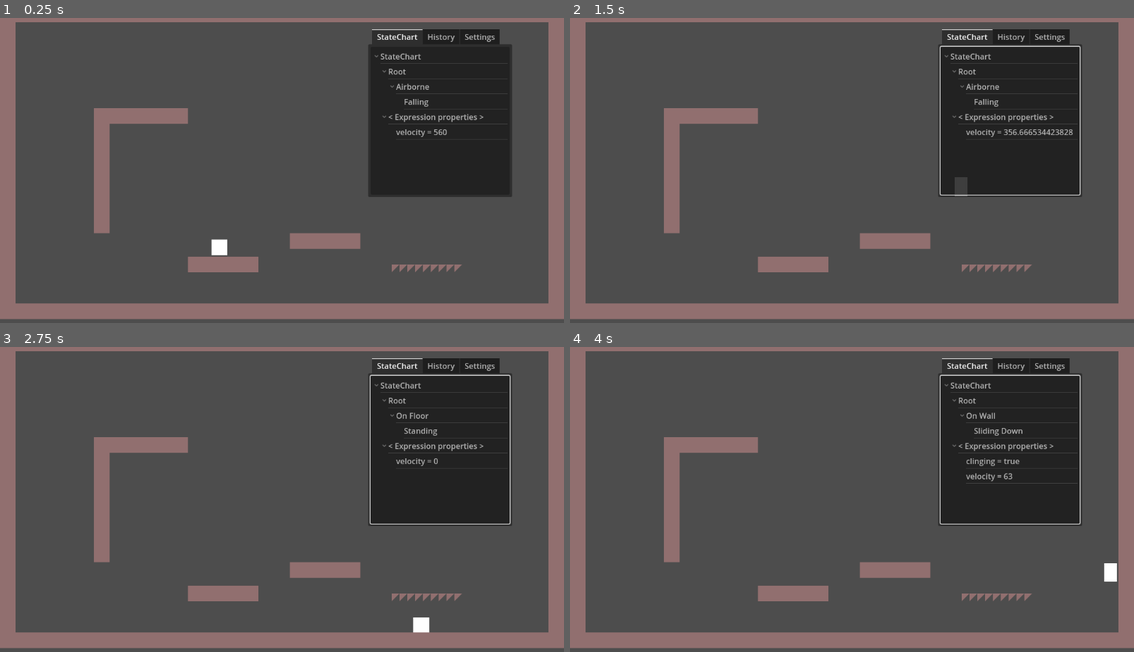
Above: before the commit, frames 1-4 (two rows, left to right).
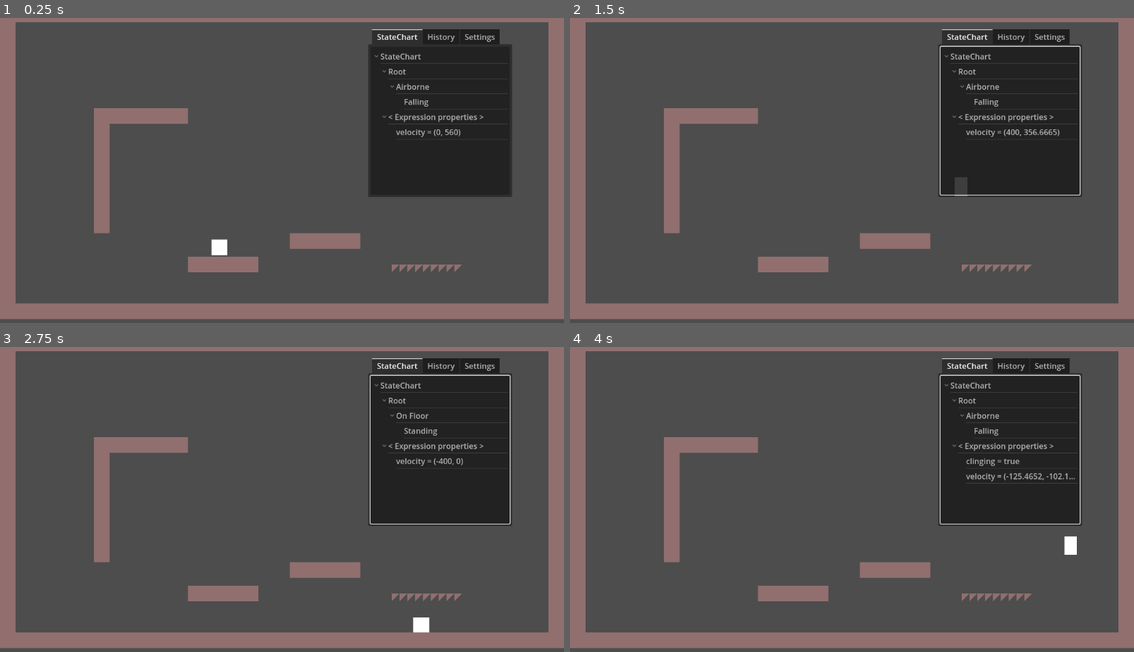
Above: after the commit, the same moments.

Repository: notapixelstudio/plattoformo_due
Game: Godot game, scene res://levels/Level.tscn
Two runs of this game, one before a commit and one after it. Both use one fixed random seed, a clock stepped at 60 frames per second and the inputs below.
Inputs (mouse positions are in pixels of both pictures, inside the frame that each line leads up to):
- Up to frame 1 (0.25 s): no input
- Up to frame 2 (1.5 s): tap Enter (ui_accept) at 0.5 s; move the mouse to (976, 149) at 0.52 s; hold Right (p1_right) from 0.53 s (still down); tap Space (p1_jump) at 0.6, 0.77, 1.07 s; click (976, 149) at 0.67 s; move the mouse to (739, 179) at 1.27 s; tap Shift at 1.35 s
- Up to frame 3 (2.75 s): tap Space (p1_jump) at 1.52, 1.55, 1.82, 2.1 s; move the mouse to (338, 423) at 2.02 s; release Right (p1_right) at 2.03 s; hold Left (p1_left) from 2.03 s (still down)
- Up to frame 4 (4 s): move the mouse to (823, 557) at 2.77 s; release Left (p1_left) at 2.78 s; hold Right (p1_right) from 2.78 s (still down); tap Shift at 2.85 s; click (823, 557) at 2.92 s; tap Space (p1_jump) at 3.02, 3.05, 3.32, 3.6, 3.77 s; move the mouse to (1021, 542) at 3.52 s

The runs differ from the first frame. In frame 1, less than 0.1% of the frame differs, in the area x 76-82%, y 36-39%; in frame 2, 0.1%; in frame 3, less than 0.1%; in frame 4, 0.6%, in the area x 70-97%, y 21-77%.

Commit message:
functioning wall jump (not ideal)

Diff:
--- a/actors/Hero.gd
+++ b/actors/Hero.gd
@@ -3,7 +3,7 @@
 @export var speed = 400
 @export var acceleration = 2500
 @export var jump_velocity = 600
-@export var wall_jump_velocity = 750
+@export var wall_jump_velocity = 800
 
 # Get the gravity from the project settings to be synced with RigidBody nodes.
 var gravity = ProjectSettings.get_setting("physics/2d/default_gravity")
@@ -20,13 +20,13 @@
 	var direction = _get_direction()
 	velocity.x = move_toward(velocity.x, direction * speed if direction else 0, acceleration * delta)
 
-	$StateChart.set_expression_property('velocity', velocity.y)
+	$StateChart.set_expression_property('velocity', velocity)
 
 	if is_on_floor():
 		$StateChart.send_event('on_floor')
 	elif is_on_wall():
 		$StateChart.send_event('on_wall')
-		$StateChart.set_expression_property('clinging', sign(direction) != sign(get_wall_normal().y))
+		$StateChart.set_expression_property('clinging', sign(direction) != get_wall_normal().x)
 		last_valid_wall_normal = get_wall_normal()
 	else:
 		$StateChart.send_event('airborne')
@@ -56,7 +56,7 @@
 
 func _on_wall_jumping_state_entered():
 	$AnimationPlayer.play("jump")
-	velocity = Vector2.UP.rotated(PI/3 * sign(last_valid_wall_normal.y)) * wall_jump_velocity
+	velocity = Vector2.UP.rotated(PI/3.5 * last_valid_wall_normal.x) * wall_jump_velocity
 
 func _on_ascending_state_physics_processing(delta):
 	_apply_gravity(delta)
@@ -75,10 +75,17 @@
 func _on_sliding_down_state_physics_processing(delta):
 	_apply_weak_gravity(delta)
 
+func _on_sliding_up_state_physics_processing(delta):
+	_apply_strong_gravity(delta)
+
 func _on_landing_state_entered():
-	var is_jump_action_buffered = InputBuffer.is_action_buffered('p1_jump', 200)
-	if is_jump_action_buffered:
+	if InputBuffer.is_action_buffered('p1_jump', 200):
 		print('Executing buffered jump')
 		$StateChart.send_event('start_jump')
 	else:
 		$AnimationPlayer.play("squash")
+
+func _on_on_wall_state_entered():
+	if InputBuffer.is_action_buffered('p1_jump', 100):
+		print('Executing buffered wall jump')
+		$StateChart.send_event('start_jump')
--- a/actors/Hero.tscn
+++ b/actors/Hero.tscn
@@ -104,7 +104,11 @@
 
 [sub_resource type="Resource" id="Resource_f88qq"]
 script = ExtResource("7_fqiti")
-expression = "clinging"
+expression = "clinging and velocity.y < 0"
+
+[sub_resource type="Resource" id="Resource_ikki5"]
+script = ExtResource("7_fqiti")
+expression = "clinging and velocity.y >= 0"
 
 [sub_resource type="Resource" id="Resource_ku2p7"]
 script = ExtResource("7_fqiti")
@@ -164,11 +168,17 @@
 to = NodePath("../../On Floor/Landing")
 event = &"on_floor"
 
-[node name="to On Wall" type="Node" parent="StateChart/Root/Airborne"]
-script = ExtResource("6_yas5w")
-to = NodePath("../../On Wall")
+[node name="to Sliding Up" type="Node" parent="StateChart/Root/Airborne"]
+script = ExtResource("6_yas5w")
+to = NodePath("../../On Wall/Sliding Up")
 event = &"on_wall"
 guard = SubResource("Resource_f88qq")
+
+[node name="to Sliding Down" type="Node" parent="StateChart/Root/Airborne"]
+script = ExtResource("6_yas5w")
+to = NodePath("../../On Wall/Sliding Down")
+event = &"on_wall"
+guard = SubResource("Resource_ikki5")
 
 [node name="Jumping" type="Node" parent="StateChart/Root/Airborne"]
 script = ExtResource("5_hl3m4")
@@ -212,12 +222,9 @@
 script = ExtResource("4_la8fl")
 initial_state = NodePath("Sliding Down")
 
-[node name="Sliding Down" type="Node" parent="StateChart/Root/On Wall"]
-script = ExtResource("5_hl3m4")
-
-[node name="to WallJumping" type="Node" parent="StateChart/Root/On Wall/Sliding Down"]
-script = ExtResource("6_yas5w")
-to = NodePath("../../../Airborne/WallJumping")
+[node name="to WallJumping" type="Node" parent="StateChart/Root/On Wall"]
+script = ExtResource("6_yas5w")
+to = NodePath("../../Airborne/WallJumping")
 event = &"start_jump"
 
 [node name="to Landing" type="Node" parent="StateChart/Root/On Wall"]
@@ -235,7 +242,18 @@
 to = NodePath("../../Airborne")
 event = &"on_wall"
 guard = SubResource("Resource_ku2p7")
-delay_seconds = 0.2
+
+[node name="Sliding Up" type="Node" parent="StateChart/Root/On Wall"]
+script = ExtResource("5_hl3m4")
+
+[node name="to Sliding Down" type="Node" parent="StateChart/Root/On Wall/Sliding Up"]
+script = ExtResource("6_yas5w")
+to = NodePath("../../Sliding Down")
+event = &"on_wall"
+guard = SubResource("Resource_ikki5")
+
+[node name="Sliding Down" type="Node" parent="StateChart/Root/On Wall"]
+script = ExtResource("5_hl3m4")
 
 [node name="Node" type="Node" parent="."]
 
@@ -252,5 +270,7 @@
 [connection signal="state_physics_processing" from="StateChart/Root/Airborne/Ascending" to="." method="_on_ascending_state_physics_processing"]
 [connection signal="state_physics_processing" from="StateChart/Root/Airborne/Falling" to="." method="_on_falling_state_physics_processing"]
 [connection signal="state_physics_processing" from="StateChart/Root/Airborne/Coyote Time" to="." method="_on_coyote_time_state_physics_processing"]
+[connection signal="state_entered" from="StateChart/Root/On Wall" to="." method="_on_on_wall_state_entered"]
+[connection signal="state_physics_processing" from="StateChart/Root/On Wall/Sliding Up" to="." method="_on_sliding_up_state_physics_processing"]
 [connection signal="state_entered" from="StateChart/Root/On Wall/Sliding Down" to="." method="_on_sliding_down_state_entered"]
 [connection signal="state_physics_processing" from="StateChart/Root/On Wall/Sliding Down" to="." method="_on_sliding_down_state_physics_processing"]
Not shown: 1 places in actors/Hero.tscn that only renumber resources
